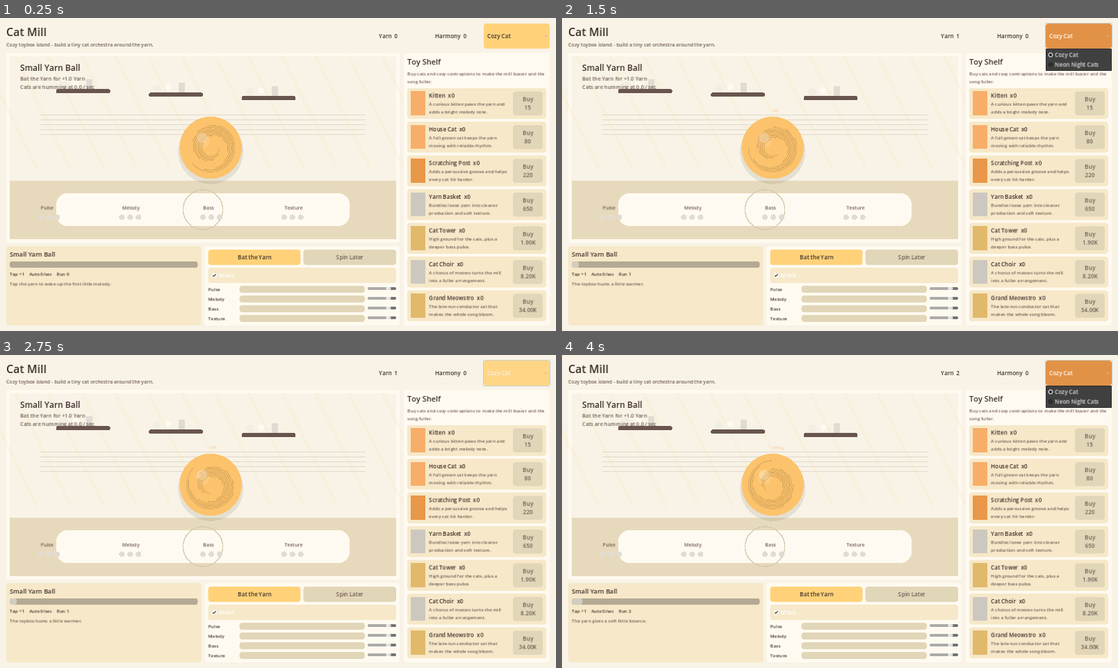
Above: before the commit, frames 1-4 (two rows, left to right).
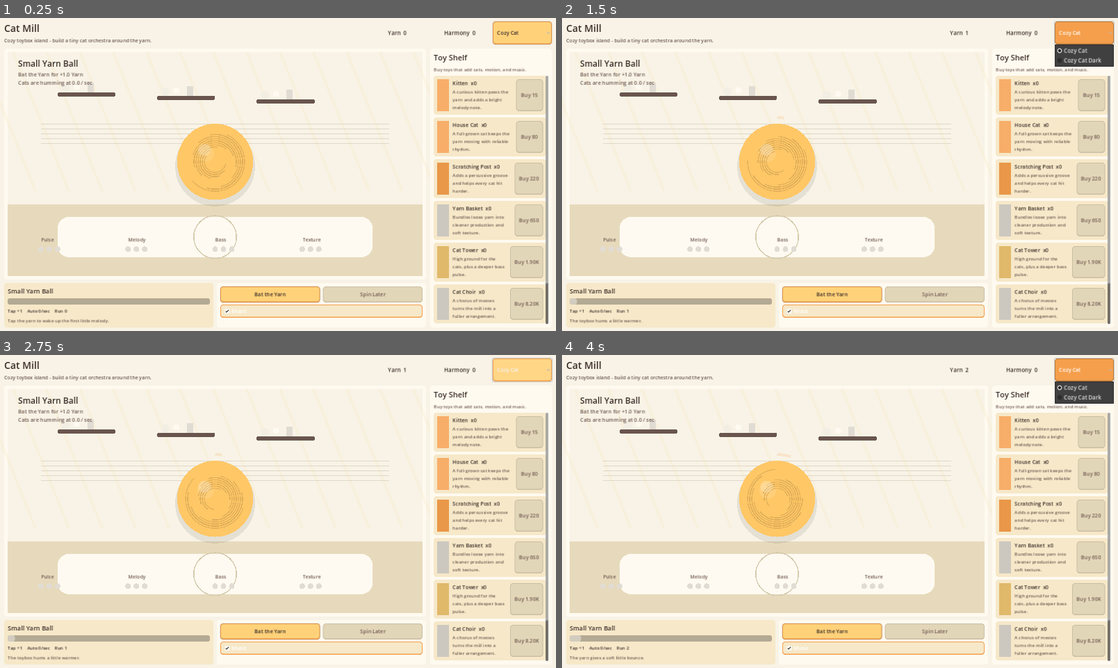
Above: after the commit, the same moments.

Repository: BostonCreamDonut/MelodyMill
Game: Godot game, scene res://scenes/Main.tscn
Same seed, same stepped clock (60 frames per second), same inputs: the game is played once before the commit and once after it.
Inputs:
- Up to frame 1 (0.25 s): no input
- Up to frame 2 (1.5 s): click "Bat the Yarn" at 0.5 s; click "Cozy Cat" at 1.25 s
- Up to frame 3 (2.75 s): click "Cozy Cat" at 2 s
- Up to frame 4 (4 s): click "Bat the Yarn" at 2.75 s; click "Cozy Cat" at 3.5 s

The runs differ from the first frame. In frame 1, 34% of the frame differs, in the area x 0-100%, y 1-99%; in frame 2, 34%; in frame 3, 34%; in frame 4, 34%, in the area x 0-100%, y 0-99%.

Commit message:
make ui better, less in way, ball more in middle

Diff:
--- a/data/theme_packs/neon_cat_theme.json
+++ b/data/theme_packs/neon_cat_theme.json
@@ -1,34 +1,31 @@
 {
   "id": "neon_cat_theme",
-  "name": "Neon Night Cats",
+  "name": "Cozy Cat Dark",
   "pack_type": "full",
   "author": "Melody Mill",
   "version": "0.1.0",
   "target_game_version": "0.1.0",
   "supported_mills": ["cat_mill"],
   "palette": {
-    "background": "#10131f",
-    "panel": "#1b2033",
-    "panel_alt": "#212944",
-    "accent": "#63f5ff",
-    "button": "#ff8bd6",
-    "button_text": "#131826",
-    "text": "#f2f5ff",
-    "muted_text": "#a6b0d8"
+    "background": "#162031",
+    "panel": "#253046",
+    "panel_alt": "#1d2638",
+    "accent": "#f6a24b",
+    "button": "#ffd27a",
+    "button_text": "#34251e",
+    "text": "#fff5df",
+    "muted_text": "#c8bda9",
+    "scene_floor": "#4a3d35",
+    "scene_rug": "#fff2d2",
+    "scene_yarn": "#ffc766",
+    "scene_cat_primary": "#ffd67b",
+    "scene_cat_secondary": "#f3a251"
   },
   "labels": {
-    "mill_title": "Neon Cat Mill",
-    "resource_name": "Glow Yarn",
-    "click_action_name": "Tap the Neon Core",
-    "prestige_action_name": "Remix Into Harmony"
+    "mill_title": "Cat Mill",
+    "resource_name": "Yarn",
+    "click_action_name": "Bat the Yarn",
+    "prestige_action_name": "Spin Into Harmony"
   },
-  "upgrade_name_overrides": {
-    "kitten": "Glow Kitten",
-    "house_cat": "Laser Cat",
-    "scratching_post": "Beat Post",
-    "yarn_basket": "Fiber Crate",
-    "cat_tower": "Signal Tower",
-    "cat_choir": "Synth Choir",
-    "grand_meowstro": "Grand Neonstro"
-  }
+  "upgrade_name_overrides": {}
 }
--- a/scripts/main.gd
+++ b/scripts/main.gd
@@ -58,18 +58,22 @@
 		var panel = Color(palette.get("panel", "#fffaf0"))
 		var panel_alt = Color(palette.get("panel_alt", "#f6e8c8"))
 		var accent = Color(palette.get("accent", "#f59f4c"))
-		var button = Color(palette.get("button", "#ffd27a"))
 		var text = Color(palette.get("text", "#3a2c28"))
 		var muted = Color(palette.get("muted_text", "#6f5a52"))
+		var floor_color = Color(palette.get("scene_floor", panel_alt))
+		var rug_color = Color(palette.get("scene_rug", panel))
+		var yarn_color = Color(palette.get("scene_yarn", "#ffc766"))
+		var cat_primary = Color(palette.get("scene_cat_primary", "#ffd67b"))
+		var cat_secondary = Color(palette.get("scene_cat_secondary", "#f3a251"))
 		var rect = Rect2(Vector2.ZERO, size)
 
 		draw_rect(rect, bg)
 		_draw_wallpaper(bg, panel_alt)
-		_draw_floor(panel_alt, panel)
+		_draw_floor(floor_color, rug_color)
 		_draw_shelves(panel, muted)
 		_draw_music_staff(accent, muted)
-		_draw_cats(text, accent, button)
-		_draw_yarn(accent, button, text)
+		_draw_cats(text, cat_primary, cat_secondary)
+		_draw_yarn(accent, yarn_color, text)
 		_draw_lane_lights(accent, panel, muted)
 		_draw_scene_labels(text, muted)
 
@@ -110,13 +114,13 @@
 			draw_circle(Vector2(x, y), 7.0 + sin(pulse * 4.0 + i) * 1.2, note_color)
 			draw_line(Vector2(x + 6, y), Vector2(x + 6, y - 32), note_color, 3.0)
 
-	func _draw_cats(text: Color, accent: Color, button: Color) -> void:
+	func _draw_cats(text: Color, cat_primary: Color, cat_secondary: Color) -> void:
 		var cat_count = clamp(_owned_total(), 0, 9)
 		var floor_y = size.y * 0.70
 		for i in cat_count:
 			var x = size.x * (0.19 + (i % 5) * 0.15)
 			var y = floor_y + 34 + int(i / 5) * 48 + sin(pulse * 2.0 + i) * 4.0
-			var body = button.lightened(0.08) if i % 2 == 0 else accent.lightened(0.18)
+			var body = cat_primary if i % 2 == 0 else cat_secondary
 			_draw_cat(Vector2(x, y), 0.72 + (i % 3) * 0.08, body, text)
 
 	func _draw_cat(center: Vector2, scale: float, body: Color, ink: Color) -> void:
@@ -140,12 +144,12 @@
 		draw_arc(center + Vector2(0, -8) * scale, 7.0 * scale, 0.2, PI - 0.2, 16, ink, 1.8 * scale)
 		draw_arc(center + Vector2(24, 10) * scale, 22.0 * scale, -1.5, 0.45, 18, body.darkened(0.06), 6.0 * scale)
 
-	func _draw_yarn(accent: Color, button: Color, ink: Color) -> void:
+	func _draw_yarn(accent: Color, yarn_base: Color, ink: Color) -> void:
 		var center = _yarn_center()
 		var radius = _yarn_radius()
 		var growth = 1.0 + stage_index * 0.12 + yarn_bump * 0.08
 		var r = radius * growth
-		var yarn = button.lerp(accent, 0.30)
+		var yarn = yarn_base
 		draw_circle(center + Vector2(0, r * 0.12), r * 1.05, Color(0, 0, 0, 0.08))
 		draw_circle(center, r, yarn)
 		draw_circle(center + Vector2(-r * 0.25, -r * 0.22), r * 0.22, yarn.lightened(0.12))
@@ -190,7 +194,7 @@
 		return position.distance_to(_yarn_center()) <= _yarn_radius() * (1.0 + stage_index * 0.12 + 0.16)
 
 	func _yarn_center() -> Vector2:
-		return Vector2(size.x * 0.52, size.y * 0.50)
+		return Vector2(size.x * 0.50, size.y * 0.49)
 
 	func _yarn_radius() -> float:
 		return min(size.x, size.y) * 0.17
@@ -300,10 +304,10 @@
 	var margin = MarginContainer.new()
 	margin.anchor_right = 1.0
 	margin.anchor_bottom = 1.0
-	margin.add_theme_constant_override("margin_left", 18)
-	margin.add_theme_constant_override("margin_right", 18)
-	margin.add_theme_constant_override("margin_top", 16)
-	margin.add_theme_constant_override("margin_bottom", 16)
+	margin.add_theme_constant_override("margin_left", 12)
+	margin.add_theme_constant_override("margin_right", 12)
+	margin.add_theme_constant_override("margin_top", 10)
+	margin.add_theme_constant_override("margin_bottom", 10)
 	add_child(margin)
 
 	var root = VBoxContainer.new()
@@ -315,7 +319,7 @@
 
 	var main_split = HSplitContainer.new()
 	main_split.size_flags_vertical = Control.SIZE_EXPAND_FILL
-	main_split.split_offset = 1040
+	main_split.split_offset = 1120
 	root.add_child(main_split)
 
 	var left_column = VBoxContainer.new()
@@ -335,13 +339,13 @@
 	left_column.add_child(_build_bottom_bar())
 
 	var shop_panel = _make_panel(false)
-	shop_panel.custom_minimum_size = Vector2(420, 0)
+	shop_panel.custom_minimum_size = Vector2(350, 0)
 	shop_panel.size_flags_vertical = Control.SIZE_EXPAND_FILL
 	main_split.add_child(shop_panel)
 	var shop_box = _make_panel_content(shop_panel)
 	shop_box.add_child(_make_section_title("Toy Shelf"))
 
-	var shop_hint = _make_body_label("Buy cats and cozy contraptions to make the mill busier and the song fuller.")
+	var shop_hint = _make_body_label("Buy toys that add cats, motion, and music.")
 	shop_hint.autowrap_mode = TextServer.AUTOWRAP_WORD_SMART
 	shop_box.add_child(shop_hint)
 	muted_label_nodes.append(shop_hint)
@@ -368,7 +372,7 @@
 
 	title_label = Label.new()
 	title_label.text = "Melody Mill"
-	title_label.add_theme_font_size_override("font_size", 32)
+	title_label.add_theme_font_size_override("font_size", 28)
 	title_box.add_child(title_label)
 	label_nodes.append(title_label)
 
@@ -384,7 +388,7 @@
 	top.add_child(harmony_label)
 
 	theme_option_button = OptionButton.new()
-	theme_option_button.custom_minimum_size = Vector2(190, 42)
+	theme_option_button.custom_minimum_size = Vector2(170, 36)
 	theme_option_button.item_selected.connect(_on_theme_selected)
 	top.add_child(theme_option_button)
 	button_nodes.append(theme_option_button)
@@ -423,6 +427,7 @@
 	controls_panel.custom_minimum_size = Vector2(360, 0)
 	bottom.add_child(controls_panel)
 	var controls_box = _make_panel_content(controls_panel)
+	controls_box.add_theme_constant_override("separation", 6)
 
 	var button_row = HBoxContainer.new()
 	button_row.add_theme_constant_override("separation", 8)
@@ -430,6 +435,7 @@
 
 	click_button = Button.new()
 	click_button.text = "Bat Yarn"
+	click_button.custom_minimum_size = Vector2(0, 46)
 	click_button.size_flags_horizontal = Control.SIZE_EXPAND_FILL
 	click_button.pressed.connect(_on_click_button_pressed)
 	button_row.add_child(click_button)
@@ -437,6 +443,7 @@
 
 	prestige_button = Button.new()
 	prestige_button.text = "Spin"
+	prestige_button.custom_minimum_size = Vector2(0, 46)
 	prestige_button.size_flags_horizontal = Control.SIZE_EXPAND_FILL
 	prestige_button.pressed.connect(_on_prestige_button_pressed)
 	button_row.add_child(prestige_button)
@@ -448,34 +455,6 @@
 	music_toggle.toggled.connect(_on_music_toggled)
 	controls_box.add_child(music_toggle)
 	button_nodes.append(music_toggle)
-
-	for lane in AudioConductorScript.LANE_ORDER:
-		var row = HBoxContainer.new()
-		row.add_theme_constant_override("separation", 8)
-		controls_box.add_child(row)
-
-		var lane_label = _make_body_label(_lane_label(lane))
-		lane_label.custom_minimum_size = Vector2(82, 0)
-		row.add_child(lane_label)
-
-		var lane_bar = ProgressBar.new()
-		lane_bar.min_value = 0
-		lane_bar.max_value = 3
-		lane_bar.show_percentage = false
-		lane_bar.size_flags_horizontal = Control.SIZE_EXPAND_FILL
-		row.add_child(lane_bar)
-
-		var lane_slider = HSlider.new()
-		lane_slider.min_value = 0.0
-		lane_slider.max_value = 1.0
-		lane_slider.step = 0.01
-		lane_slider.value = 0.8
-		lane_slider.custom_minimum_size = Vector2(82, 0)
-		lane_slider.value_changed.connect(_on_lane_volume_changed.bind(lane))
-		row.add_child(lane_slider)
-
-		lane_bar_map[lane] = lane_bar
-		lane_slider_map[lane] = lane_slider
 
 	return bottom
 
@@ -559,17 +538,19 @@
 	for button_node in button_nodes:
 		if button_node is Button:
 			if button_node is CheckBox:
-				button_node.add_theme_stylebox_override("normal", _style_box(panel))
-				button_node.add_theme_stylebox_override("hover", _style_box(panel.lightened(0.04)))
-				button_node.add_theme_stylebox_override("pressed", _style_box(panel_alt))
+				button_node.add_theme_stylebox_override("normal", _button_style_box(panel, panel_alt.darkened(0.12), 0))
+				button_node.add_theme_stylebox_override("hover", _button_style_box(panel.lightened(0.04), accent, 0))
+				button_node.add_theme_stylebox_override("pressed", _button_style_box(panel_alt, accent, 0))
 				button_node.add_theme_color_override("font_color", text)
+				button_node.add_theme_font_size_override("font_size", 15)
 				continue
-			button_node.add_theme_stylebox_override("normal", _style_box(button))
-			button_node.add_theme_stylebox_override("hover", _style_box(button.lightened(0.08)))
-			button_node.add_theme_stylebox_override("pressed", _style_box(accent.darkened(0.08)))
-			button_node.add_theme_stylebox_override("disabled", _style_box(panel_alt.darkened(0.08)))
+			button_node.add_theme_stylebox_override("normal", _button_style_box(button, accent.darkened(0.08), 3))
+			button_node.add_theme_stylebox_override("hover", _button_style_box(button.lightened(0.08), accent, 4))
+			button_node.add_theme_stylebox_override("pressed", _button_style_box(accent, accent.darkened(0.22), 1))
+			button_node.add_theme_stylebox_override("disabled", _button_style_box(panel_alt.darkened(0.08), panel_alt.darkened(0.18), 0))
 			button_node.add_theme_color_override("font_color", button_text)
 			button_node.add_theme_color_override("font_disabled_color", muted)
+			button_node.add_theme_font_size_override("font_size", 15)
 	for label in label_nodes:
 		label.add_theme_color_override("font_color", text)
 	for label in muted_label_nodes:
@@ -609,7 +590,7 @@
 		upgrade_panel.add_theme_constant_override("margin_bottom", 10)
 
 		var icon = ColorRect.new()
-		icon.custom_minimum_size = Vector2(42, 42)
+		icon.custom_minimum_size = Vector2(34, 34)
 		icon.color = _lane_color(String(upgrade.get("lane", "melody")))
 		row.add_child(icon)
 
@@ -622,7 +603,7 @@
 		var owned = game_state.get_upgrade_count(current_mill_id, upgrade_id)
 		var cost = game_state.get_upgrade_cost(current_mill_id, upgrade_id)
 
-		var name_label = _make_value_label(16)
+		var name_label = _make_value_label(15)
 		name_label.text = "%s  x%s" % [game_state.get_upgrade_display_name(current_mill_id, upgrade_id), owned]
 		copy.add_child(name_label)
 
@@ -632,8 +613,8 @@
 		muted_label_nodes.append(desc_label)
 
 		var buy_button = Button.new()
-		buy_button.text = "Buy\n%s" % game_state.format_number(cost)
-		buy_button.custom_minimum_size = Vector2(86, 46)
+		buy_button.text = "Buy %s" % game_state.format_number(cost)
+		buy_button.custom_minimum_size = Vector2(78, 40)
 		buy_button.disabled = not game_state.can_purchase_upgrade(current_mill_id, upgrade_id)
 		buy_button.pressed.connect(_on_upgrade_pressed.bind(upgrade_id))
 		row.add_child(buy_button)
@@ -722,10 +703,10 @@
 	var box = VBoxContainer.new()
 	box.add_theme_constant_override("separation", 8)
 	panel.add_child(box)
-	panel.add_theme_constant_override("margin_left", 12)
-	panel.add_theme_constant_override("margin_right", 12)
-	panel.add_theme_constant_override("margin_top", 12)
-	panel.add_theme_constant_override("margin_bottom", 12)
+	panel.add_theme_constant_override("margin_left", 10)
+	panel.add_theme_constant_override("margin_right", 10)
+	panel.add_theme_constant_override("margin_top", 10)
+	panel.add_theme_constant_override("margin_bottom", 10)
 	return box
 
 
@@ -777,6 +758,22 @@
 	return style
 
 
+func _button_style_box(color: Color, edge: Color, shadow_size: int) -> StyleBoxFlat:
+	var style = _style_box(color)
+	style.border_width_left = 2
+	style.border_width_right = 2
+	style.border_width_top = 2
+	style.border_width_bottom = 3
+	style.border_color = edge
+	style.shadow_size = shadow_size
+	style.shadow_color = Color(0, 0, 0, 0.12)
+	style.content_margin_left = 12
+	style.content_margin_right = 12
+	style.content_margin_top = 7
+	style.content_margin_bottom = 7
+	return style
+
+
 func _lane_color(lane: String) -> Color:
 	var palette: Dictionary = game_state.get_active_theme_pack(current_mill_id).get("palette", {})
 	var accent = Color(palette.get("accent", "#f59f4c"))
